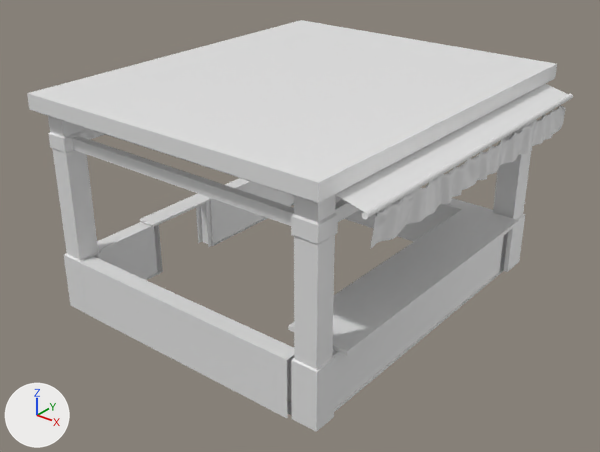
Two versions of the FBX model Assets/3D Models/caballos/puesto.fbx, one commit apart.
One viewpoint serves both versions: a 50 mm camera at (15.08, -10.69, 10.63) aimed at (2.73, 4.75, 1.06). Every picture has the same lights, and +X, +Y and +Z are marked at lower left. Where no turn or scale is listed for an object, it has been applied to the vertices.

In view in the first picture: 'BaseMadera', 'CurtainA', 'madera', 'madera.001', 'metal', 'partePintada', 'soporteCortina', 'soportesPintados', 'tejado'.
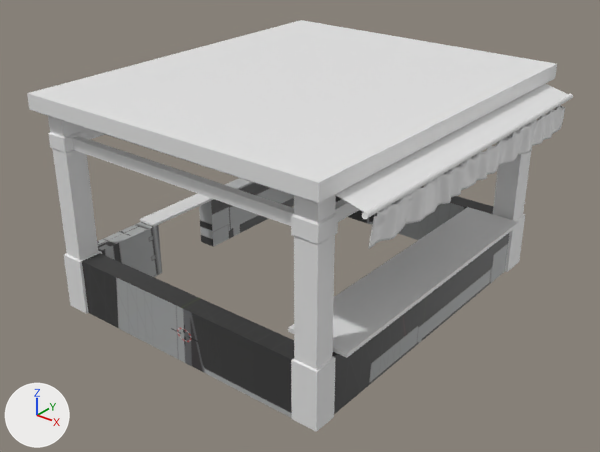
Edits to the bpy script that builds the scene:
```text
Add img_puesto_fbm:
    img_puesto_fbm = load_image('puesto.fbm', '../../../ReadmeImages/puesto.png', 782, 490, 'sRGB')
Add mat_barras:
    mat_barras = principled_material('barras')
    mat_barras.texture = img_puesto_fbm
Change me_cube_003:
    used by ob_partepintada; location = (-0.07, -0.13, -0.02)
    remove me_cube_003.from_pydata(...)  # 44 vertices, 14 faces; spans x -1.56..6.51, y 0.55..10.09, z -1.0..0.54
    add me_cube_003.from_pydata(...)  # 54 vertices, 20 faces; spans x -1.56..6.46, y 0.57..10.09, z -1.0..0.63
    me_cube_003 part 1
    10 vertices in x -1.12, y 1.16..9.46, z -1.0..0.54 move by (0.07, 0.0, 0.0)
    4 vertices in x -1.0..5.91, y 1.0, z -1.0..0.54 move by (0.0, 0.15, 0.0)
    4 vertices in x -1.0..5.91, y 0.55, z -1.0..0.54 move by (0.0, 0.02, 0.0)
    4 vertices in x 6.02, y 1.12..9.41, z -1.0..0.54 move by (-0.09, 0.0, 0.0)
    4 vertices in x 6.51, y 1.12..9.41, z -1.0..0.54 move by (-0.05, 0.0, 0.0)
    10 vertices are added at x 5.94..6.46, y 1.19..9.37, z 0.53..0.63
    6 new faces join them
    me_cube_003 part 2: 14 faces spanning x -1.56..6.46, y 0.57..10.09, z -1.0..0.54 switch from mat_material (white #e7e7e7) to mat_barras (picture img_puesto_fbm)
Change ob_basemadera:
    ob_basemadera.location: (0.0, 0.0, 0.0) -> (0.0, 0.0, -0.05)
Change ob_partepintada:
    ob_partepintada.location: (-0.07, -0.13, -0.02) -> (-0.01, -0.09, 0.0)
    ob_partepintada.scale: (1.0, 1.0, 1.0) -> (1.02, 1.01, 1.0)
Change ob_curtaina:
    ob_curtaina.location: (7.49, 5.45, 3.16) -> (7.45, 5.45, 3.16)
```

Where the change shows, as pixel boxes [x1, y1, x2, y2] in the pictures (600 x 452 px):
'partePintada', reshaped, moved, rescaled
    before: [80, 178, 504, 418]
    after: [82, 178, 510, 418]
'BaseMadera', moved
    before: [288, 206, 519, 356]
    after: [288, 207, 519, 358]
'CurtainA', moved
    before: [370, 105, 566, 249]
    after: [369, 105, 565, 249]
part 1 of me_cube_003, built on
    before: [80, 178, 504, 418]
    after: [82, 178, 510, 418]
part 2 of me_cube_003, recoloured
    before: [94, 196, 493, 257]
    after: [336, 186, 493, 240]
